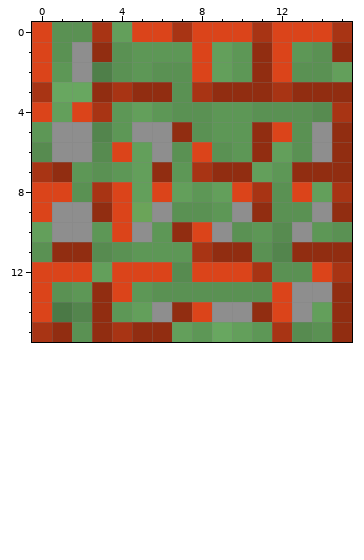
Pixel-art sprite -- toImplement/sticky_tnt_bottom.png. That is the earlier state.
The file is 16x16 pixels. Colours within 5 levels of each other are drawn and written as one.
And afterwards:
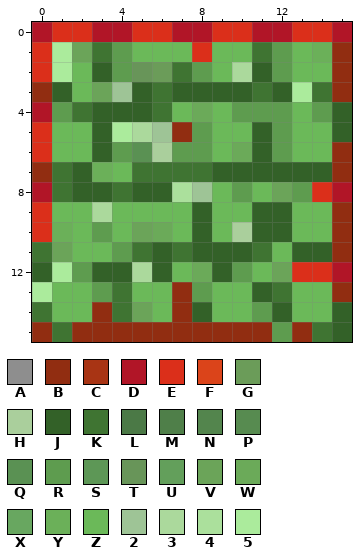
Palette (. is transparent): A #8e8e8e  B #912d11  C #a83414  D #b11527  E #db2f1a  F #db441a  G #6b9c59  H #aacf9c  J #336128  K #3f7432  L #4b7946  M #4f7f49  N #53854d  P #578b50  Q #5a9153  R #5e9c4f  S #5d9756  T #689559  U #639f5b  V #6ba459  W #6baa59  X #68a760  Y #6bb059  Z #6bb959  2 #9ec496  3 #abd99c  4 #abe09c  5 #abeb9c
Changes in this commit:
Changed rows in their new state; - is an unchanged pixel.
first column x 0:
 0 DEEDDEEDDEEDDEED
 1 E5VKRZZZEZZKRZY-
 2 E5ZJRTGKRZ3JRZZB
 3 BJZV2JKJJJJKJ5K-
 4 DRKJJJKZWZRRRZRJ
 5 EZZJ532-RZZJRZZJ
 6 EZZJRQHRRZWJRZZ-
 7 BKJYZKKKKJJJJJJ-
 8 DKJJKJJ42ZRZVRED
 9 EZZ3ZZZZJZZJJZZ-
10 EYZRZVWZJZHJJZZB
11 KVZZRKJKJJJKZJJ-
12 J5RJJ3JZWJRZVEED
13 5ZZRKZZBRZZJKZZ-
14 KZZ-KVZ-JZZRJZZJ
15 BKB-B--BBBBBRBKJ
